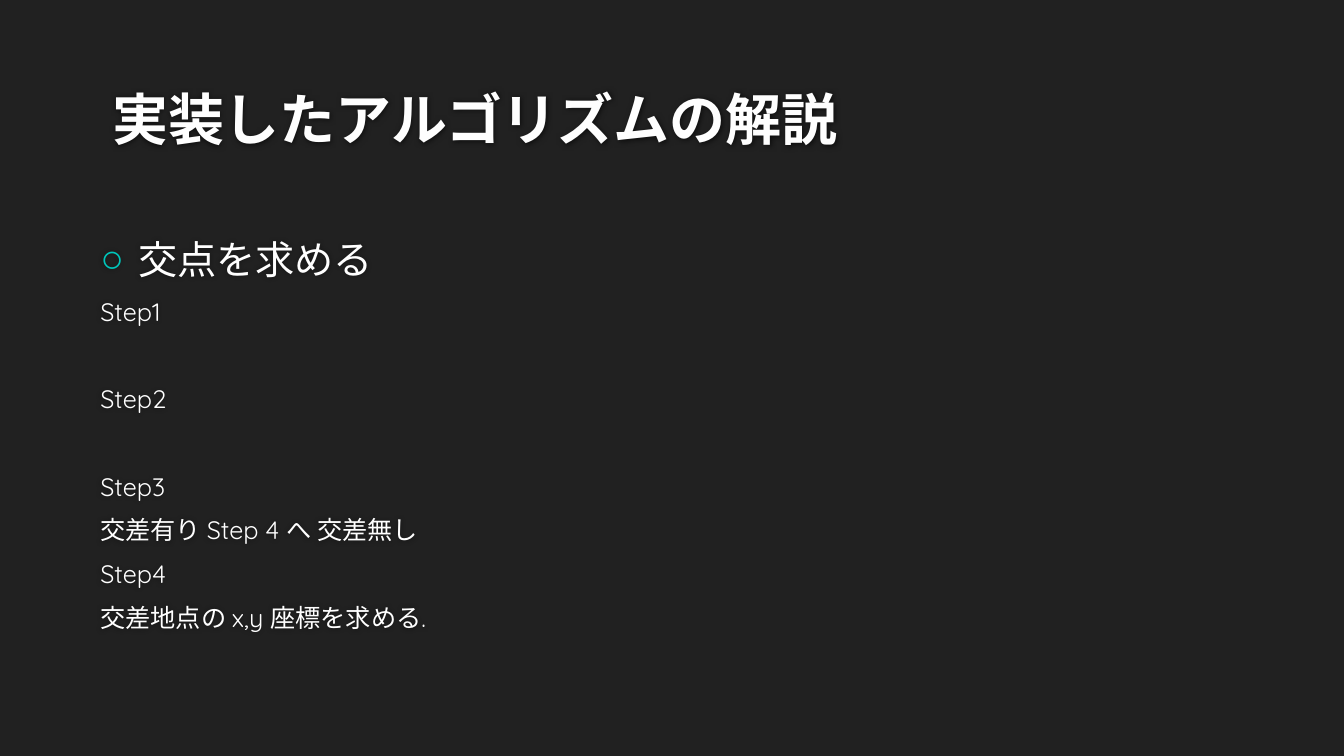
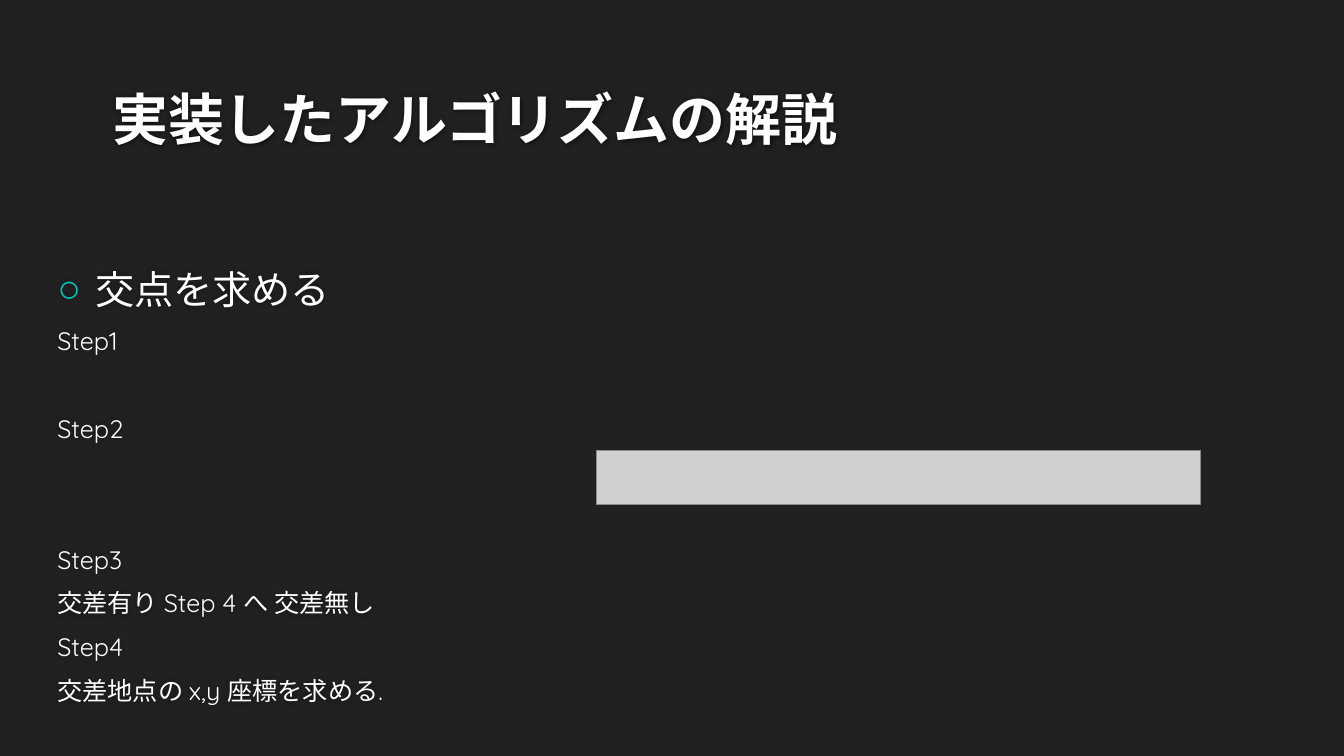
Before and after one commit to ie03-aizu-2019/ie03project-team_linearsystem, a slide deck: slide 5 of ソフトウェア総合演習.pptx. Drawn at 1344x756 pixels with LibreOffice and Linux fonts; fonts in the diff are those of the drawing; grey boxes stand for pictures; background and template pictures are left out. Boxes give left, top, right and bottom in pixels: in the first picture for what was removed or moved away, otherwise in the second. Text is boxed around its words. In the diff, an @@ line names an element or a change of style, - is before the commit and + after.

```diff
--- a/ソフトウェア総合演習.pptx
+++ b/ソフトウェア総合演習.pptx
@@ text "交点を求める" rewrapped from <box>100,241,426,632</box> to <box>57,271,383,705</box> @@
@@ picture added at <box>597,451,1200,504</box> @@
```
Also in this commit, not shown: 2 other slides changed, 2 slides added.
